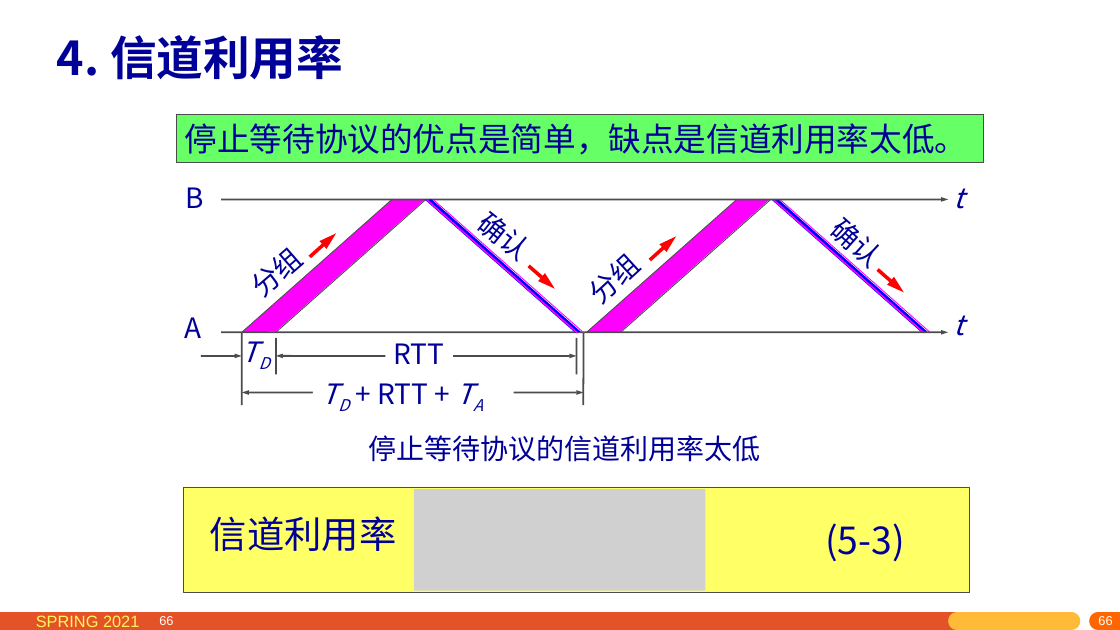
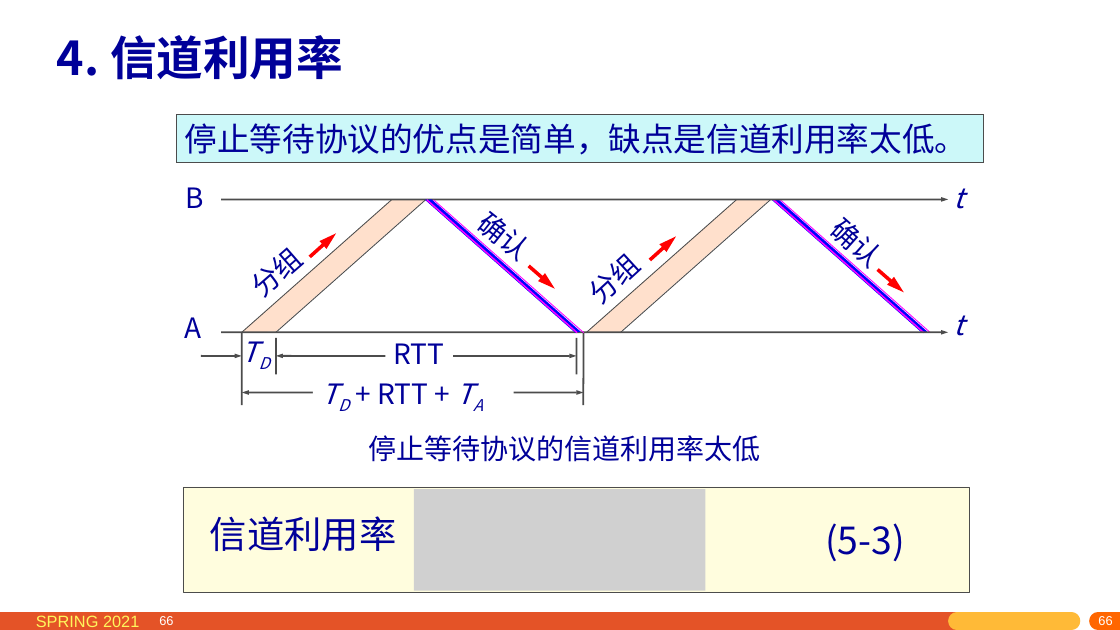
Before and after one commit to network-whu/2021, a slide deck: slide 66 of slides/instruction/05.pptx. Drawn at 1120x630 pixels with LibreOffice and Linux fonts; fonts in the diff are those of the drawing; grey boxes stand for pictures. Boxes give left, top, right and bottom in pixels: in the first picture for what was removed or moved away, otherwise in the second. Text is boxed around its words. In the diff, an @@ line names an element or a change of style, - is before the commit and + after.

```diff
--- a/slides/instruction/05.pptx
+++ b/slides/instruction/05.pptx
@@ rectangle "停止等待协议的优点是简单，缺点是信道利用率太低。" at (x1=176, y1=115, x2=984, y2=163): fill #66FF66 to #CCF8F9 @@
@@ freeform shape at (x1=242, y1=199, x2=426, y2=333): fill #FF00FF to #FFE0CC @@
@@ freeform shape at (x1=586, y1=199, x2=770, y2=333): fill #FF00FF to #FFE0CC @@
@@ rectangle at (x1=183, y1=487, x2=970, y2=593): fill #FFFF66 to #FFFDDE @@
```
Also in this commit, not shown: 85 other slides changed, 10 slides added, 1 slide removed, 3 other files.
